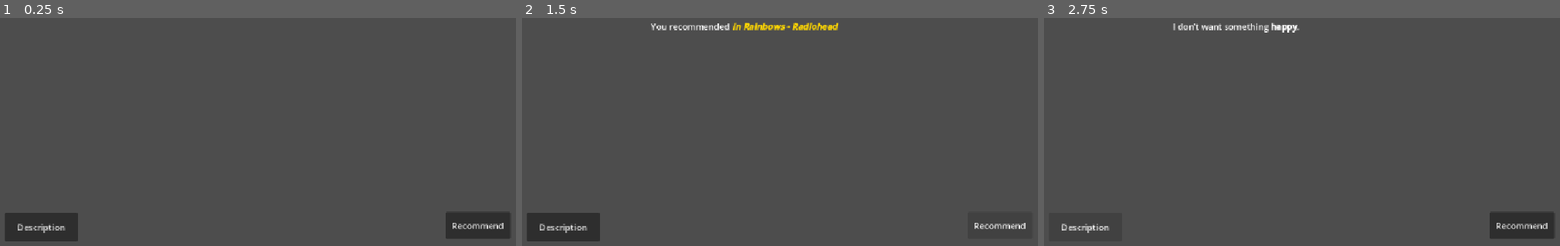
Above: before the commit, frames 1-3 (left to right).
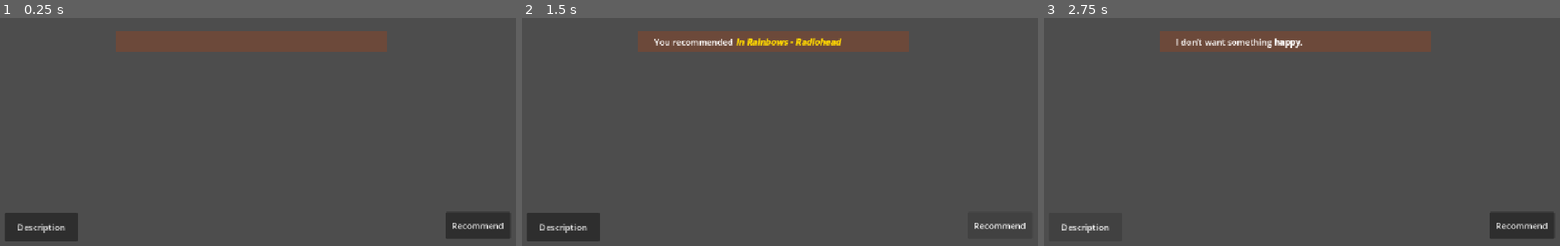
Above: after the commit, the same moments.

Repository: KeeruthiRajan/5-Shifts-at-a-Vinyl-Store
Game: Godot game, scene res://scenes/main.tscn
Two runs of this game, one before a commit and one after it. Both use one fixed random seed, a clock stepped at 60 frames per second and the inputs below.
Inputs:
- Up to frame 1 (0.25 s): no input
- Up to frame 2 (1.5 s): click "Description" at 0.5 s; click "Recommend" at 1.25 s
- Up to frame 3 (2.75 s): click "Description" at 2 s

The runs differ from the first frame. In frame 1, 4.8% of the frame differs, in the area x 22-75%, y 5-15%; in frame 2, 5.5%, in the area x 22-75%, y 2-15%; in frame 3, 5.2%.

Commit message:
Character asset creation

Diff:
--- a/scenes/main.tscn
+++ b/scenes/main.tscn
@@ -1,6 +1,10 @@
 [gd_scene format=3 uid="uid://b5bae5mexybo5"]
 
 [ext_resource type="Script" uid="uid://345t8rc4sm0w" path="res://scripts/control.gd" id="1_sugp2"]
+[ext_resource type="Texture2D" uid="uid://dpsy1rf0bk4ql" path="res://scenes/brown.png" id="2_0wfyh"]
+
+[sub_resource type="StyleBoxTexture" id="StyleBoxTexture_0wfyh"]
+texture = ExtResource("2_0wfyh")
 
 [node name="Base" type="Node2D" unique_id=185890852]
 
@@ -14,6 +18,35 @@
 offset_bottom = 40.0
 script = ExtResource("1_sugp2")
 
+[node name="TextPanel" type="Panel" parent="Control" unique_id=604786015]
+layout_mode = 1
+anchors_preset = 15
+anchor_right = 1.0
+anchor_bottom = 1.0
+offset_left = 297.0
+offset_top = 190.0
+offset_right = 763.0
+offset_bottom = 190.0
+grow_horizontal = 2
+grow_vertical = 2
+theme_override_styles/panel = SubResource("StyleBoxTexture_0wfyh")
+
+[node name="TextBox" type="RichTextLabel" parent="Control/TextPanel" unique_id=960040446]
+layout_mode = 1
+anchors_preset = 15
+anchor_right = 1.0
+anchor_bottom = 1.0
+offset_left = 31.0
+offset_top = 9.0
+offset_right = -48.0
+offset_bottom = -8.0
+grow_horizontal = 2
+grow_vertical = 2
+bbcode_enabled = true
+scroll_active = false
+autowrap_mode = 2
+tab_size = 5
+
 [node name="Description" type="Button" parent="Control" unique_id=1295772100]
 layout_mode = 0
 offset_left = 91.0
@@ -24,17 +57,6 @@
 icon_alignment = 1
 vertical_icon_alignment = 0
 
-[node name="TextBox" type="RichTextLabel" parent="Control" unique_id=960040446]
-layout_mode = 0
-offset_left = 322.0
-offset_top = 170.0
-offset_right = 822.0
-offset_bottom = 210.0
-bbcode_enabled = true
-scroll_active = false
-autowrap_mode = 2
-tab_size = 5
-
 [node name="Recommend" type="Button" parent="Control" unique_id=1014069383]
 layout_mode = 0
 offset_left = 913.0
@@ -43,6 +65,10 @@
 offset_bottom = 579.0
 text = "Recommend"
 
+[node name="Customer" type="Node2D" parent="." unique_id=1697737353]
+
+[node name="Sprite2D" type="Sprite2D" parent="Customer" unique_id=969644298]
+
 [connection signal="pressed" from="Control/Description" to="Control" method="_on_button_pressed"]
 [connection signal="pressed" from="Control/Description" to="Control/Description" method="_on_pressed"]
 [connection signal="pressed" from="Control/Recommend" to="Control" method="_on_recommend_pressed"]
--- a/scripts/control.gd
+++ b/scripts/control.gd
@@ -1,5 +1,6 @@
 extends Control
-@onready var rich_text_label: RichTextLabel = $TextBox
+@onready var rich_text_label: RichTextLabel = $TextPanel/TextBox
+
 
 var dialogues = [
 	"I don’t want something [b]happy[/b].",
@@ -15,7 +16,7 @@
 	rich_text_label.text = ""
 
 # Called every frame. 'delta' is the elapsed time since the previous frame.
-func _process(delta: float) -> void:
+func _process(_delta: float) -> void:
 	pass
 
 func _on_button_pressed() -> void:
Binary file added: assets/customer1.ase
Binary file added: assets/customer1.png
Not shown, added: assets/customer1.png.import
Binary file added: scenes/brown.png
Not shown, added: scenes/brown.png.import
